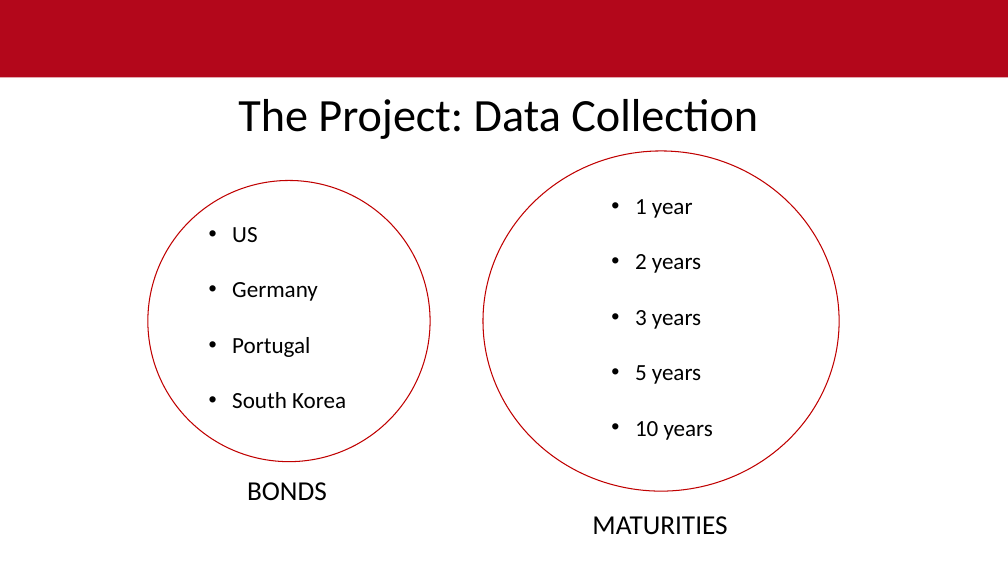
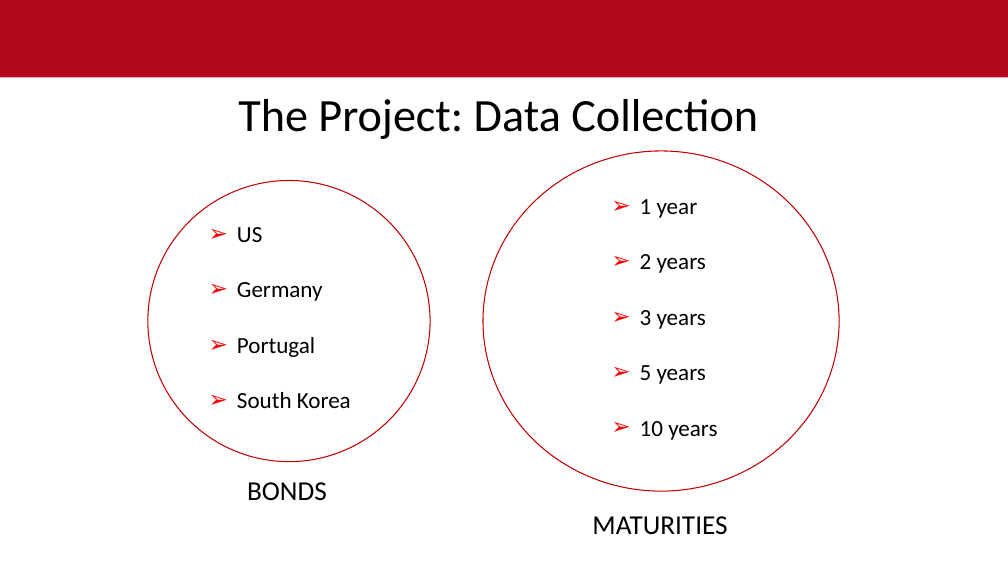
Before and after one commit to ibrahimuali/CompMath, a slide deck: slide 4 of power point - gradient descent newton lm.pptx. Drawn at 1008x567 pixels with LibreOffice and Linux fonts; fonts in the diff are those of the drawing; background and template pictures are left out. Boxes give left, top, right and bottom in pixels: in the first picture for what was removed or moved away, otherwise in the second. Text is boxed around its words. In the diff, an @@ line names an element or a change of style, - is before the commit and + after.

```diff
--- a/power point - gradient descent newton lm.pptx
+++ b/power point - gradient descent newton lm.pptx
@@ text "1 year" at (640,199,717,440): bullet • to ➢ @@
@@ text "US" at (237,227,351,408): bullet • to ➢ @@
```
Also in this commit, not shown: 7 other slides changed, 3 slides added, 1 slide removed.
